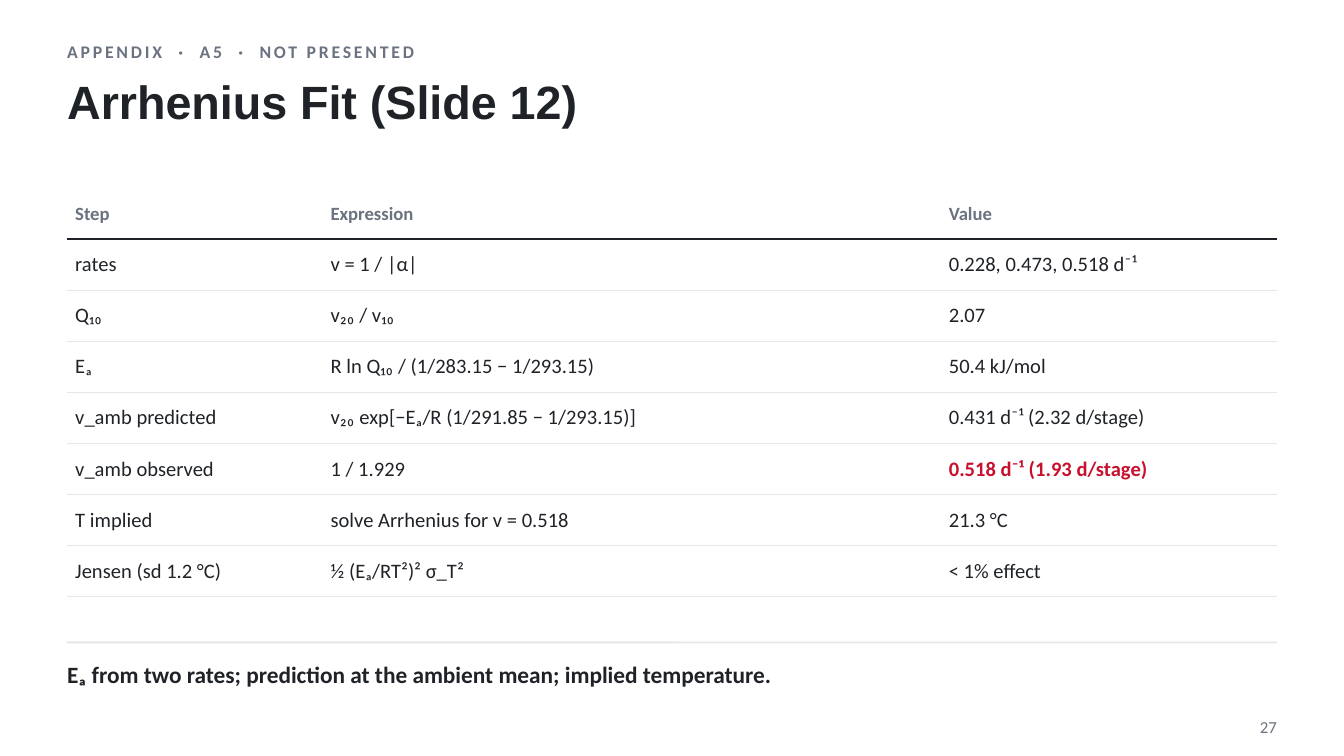
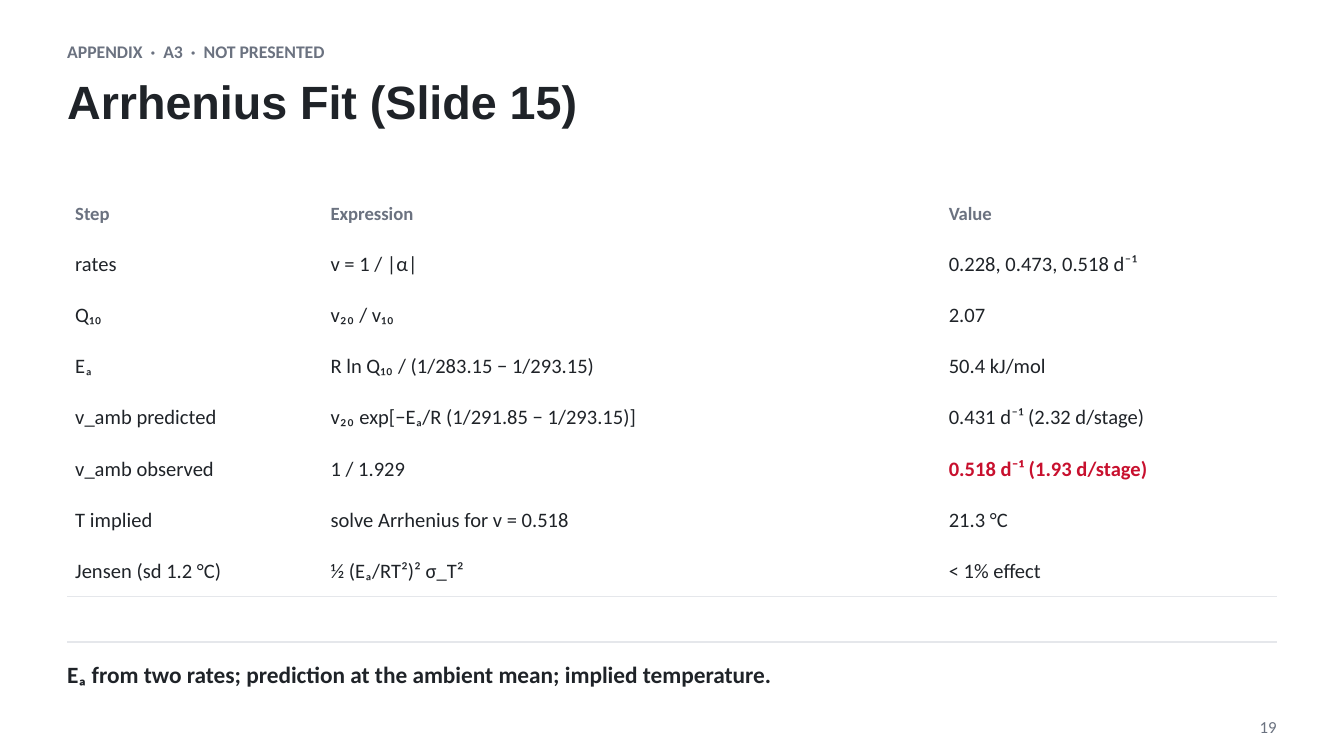
Before and after one commit to nishadw/neural-sde, a slide deck: slide 19 of lecture/neural_sde_lecture.pptx (slide 27 before the commit). Drawn at 1344x756 pixels with LibreOffice and Linux fonts; fonts in the diff are those of the drawing. Boxes give left, top, right and bottom in pixels: in the first picture for what was removed or moved away, otherwise in the second. Text is boxed around its words. In the diff, an @@ line names an element or a change of style, - is before the commit and + after.

```diff
--- a/lecture/neural_sde_lecture.pptx
+++ b/lecture/neural_sde_lecture.pptx
@@ text at (67,46,325,58): text changed @@
-APPENDIX · A5 · NOT PRESENTED
+APPENDIX · A3 · NOT PRESENTED
@@ title at (67,85,577,128): text changed @@
-Arrhenius Fit (Slide 12)
+Arrhenius Fit (Slide 15)
@@ table at (67,188,1277,629) @@
@@ borders changed @@
@@ page number at (1260,722,1277,733): text changed @@
-27
+19
```
Also in this commit, not shown: 4 other slides changed, 16 slides added, 27 slides removed, 12 other files.
